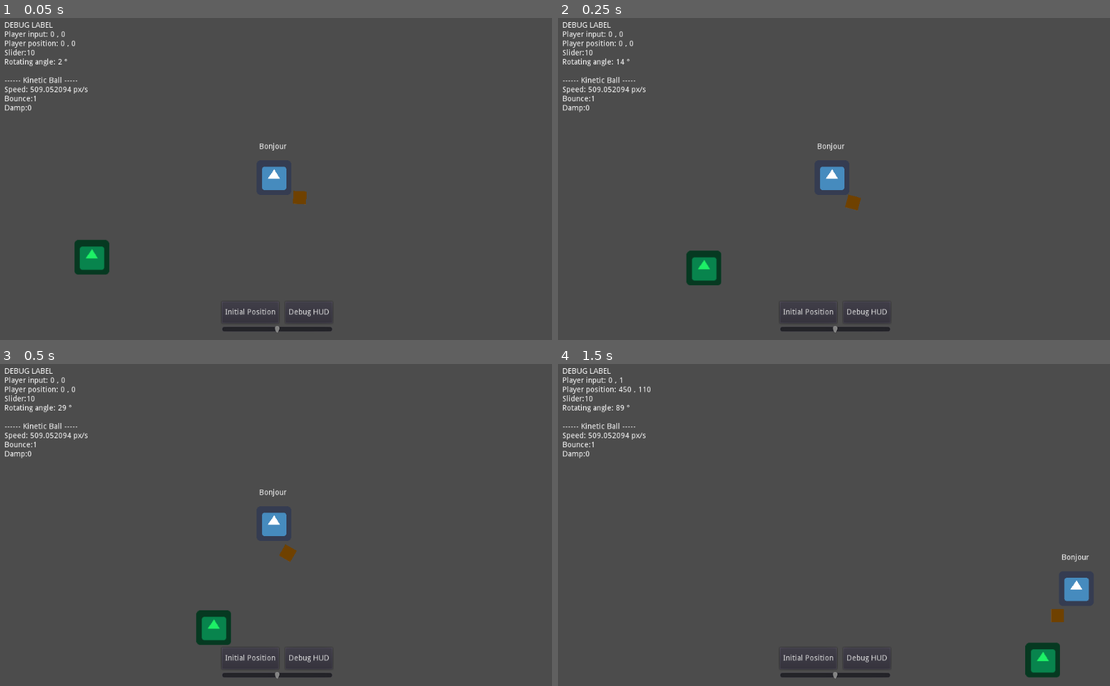
Above: before the commit, frames 1-4 (two rows, left to right).
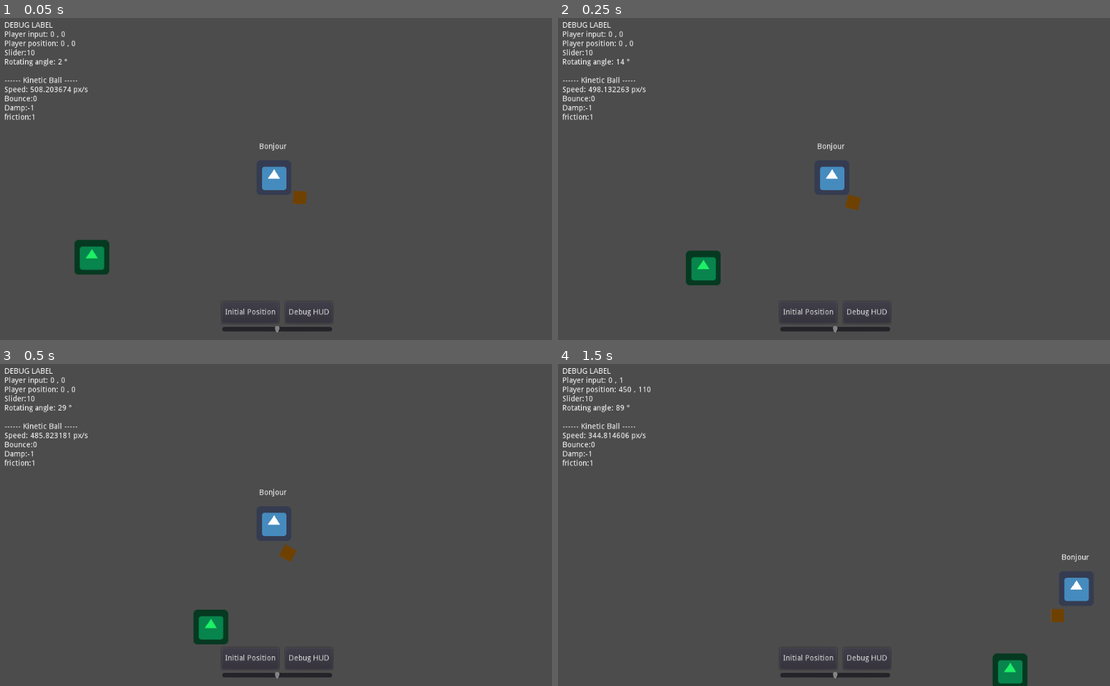
Above: after the commit, the same moments.

Repository: Florian-DELRIEU/Godot-Test
Game: Godot game, scene res://Scenes/MainNode.tscn
The game is run twice, just before and just after one commit, with the same random seed, the same clock (stepped at 60 frames per second) and the same inputs. The engine's default icon, where the game draws it, is replaced by a stand-in: a white triangle on a blue panel in a dark square.
Inputs:
- Up to frame 1 (0.05 s): no input
- Up to frame 2 (0.25 s): no input
- Up to frame 3 (0.5 s): no input
- Up to frame 4 (1.5 s): hold Right (ui_right) 0.53-1.28 s; hold Down (ui_down) from 1.28 s (still down)

The runs differ from the first frame. In frame 1, 0.1% of the frame differs, in the area x 0-13%, y 21-32%; in frame 2, 0.2%; in frame 3, 0.4%; in frame 4, 1.4%, in the area x 0-91%, y 21-100%.
Error after the commit: Parse Error: Can't get index "angle_to" on base "Vector2". (res://Scenes/Kineticball.gd:6)

Commit message:
minor maj
- add friction on debug
- minor chage on KineticBall script

Diff:
--- a/Scenes/Kineticball.gd
+++ b/Scenes/Kineticball.gd
@@ -1,8 +1,12 @@
 extends RigidBody2D
+
+var initial_direction = rand_range(0,359)
+
+func _ready():
+	linear_velocity.angle_to = initial_direction
 
 func _process(delta):
 	bounce = 1
 	friction = 0
 	linear_damp = 0
 	var current_speed = linear_velocity
-	print(current_speed.length())
--- a/Scenes/MainNode.tscn
+++ b/Scenes/MainNode.tscn
@@ -31,6 +31,9 @@
 vframes = 3
 frame = 1
 script = ExtResource( 3 )
+
+[node name="Kineticball" parent="." instance=ExtResource( 5 )]
+position = Vector2( -352, 144 )
 
 [node name="Camera2D" type="Camera2D" parent="."]
 current = true
@@ -89,8 +92,5 @@
 [node name="CollisionPolygon2D2" type="CollisionPolygon2D" parent="Walls"]
 polygon = PoolVector2Array( -560, 336, -560, 304, 656, 304, 656, 336 )
 
-[node name="Kineticball" parent="." instance=ExtResource( 5 )]
-position = Vector2( -352, 144 )
-
 [connection signal="pressed" from="HSplitContainer/Button" to="." method="InitialPose_button"]
 [connection signal="pressed" from="HSplitContainer/Button2" to="." method="Debug_pressed"]
--- a/Scripts/MainNode.gd
+++ b/Scripts/MainNode.gd
@@ -20,7 +20,7 @@
 	Speed: 				{} px/s
 	Bounce:				{}
 	Damp:				{}
-
+	friction:			{}
 	""".format([
 		player_input_x,player_input_y,
 		$Player.position.x,$Player.position.y,
@@ -29,6 +29,7 @@
 		$Kineticball.linear_velocity.length(),
 		$Kineticball.bounce,
 		$Kineticball.linear_damp,
+		$Kineticball.friction
 		],"{}")
 	if DEBUG_HUD: $Camera2D/DebugHUD.text = txt
 	else: 		  $Camera2D/DebugHUD.text = ""
